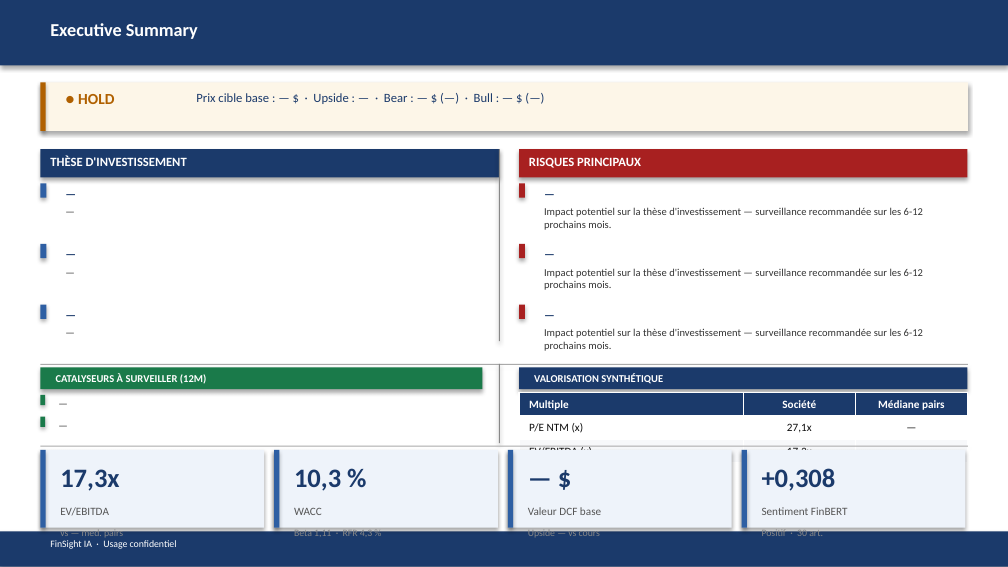
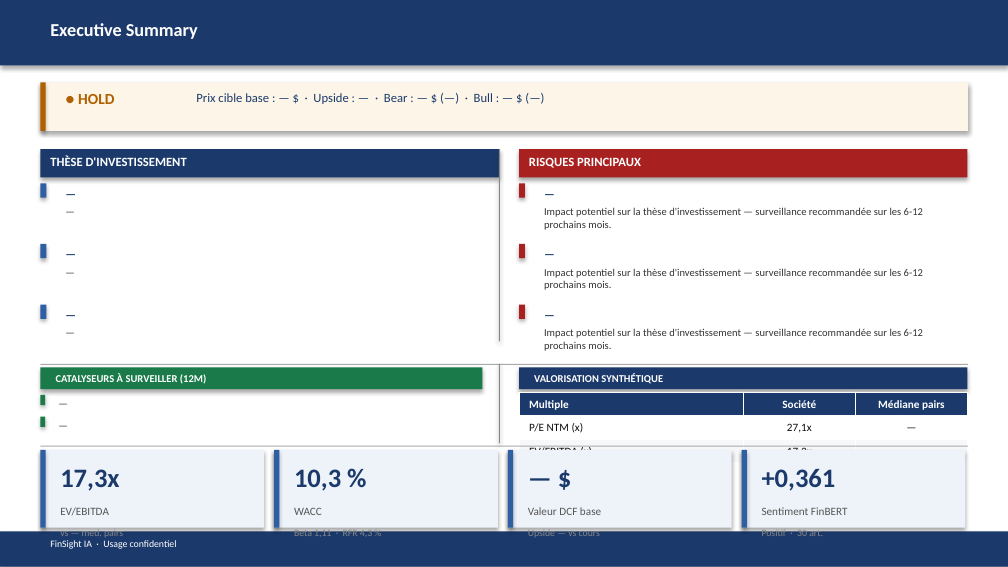
Before and after one commit to baptistejeh07-art/finsight-ia, a slide deck: slide 2 of preview/MSFT/MSFT_pitchbook.pptx. Drawn at 1008x567 pixels with LibreOffice and Linux fonts; fonts in the diff are those of the drawing. Boxes give left, top, right and bottom in pixels: in the first picture for what was removed or moved away, otherwise in the second. Text is boxed around its words. In the diff, an @@ line names an element or a change of style, - is before the commit and + after.

```diff
--- a/preview/MSFT/MSFT_pitchbook.pptx
+++ b/preview/MSFT/MSFT_pitchbook.pptx
@@ text at [762,469,836,491]: text changed @@
-+0,308
++0,361
```
Also in this commit, not shown: 1 other slide changed, 4 other files.
